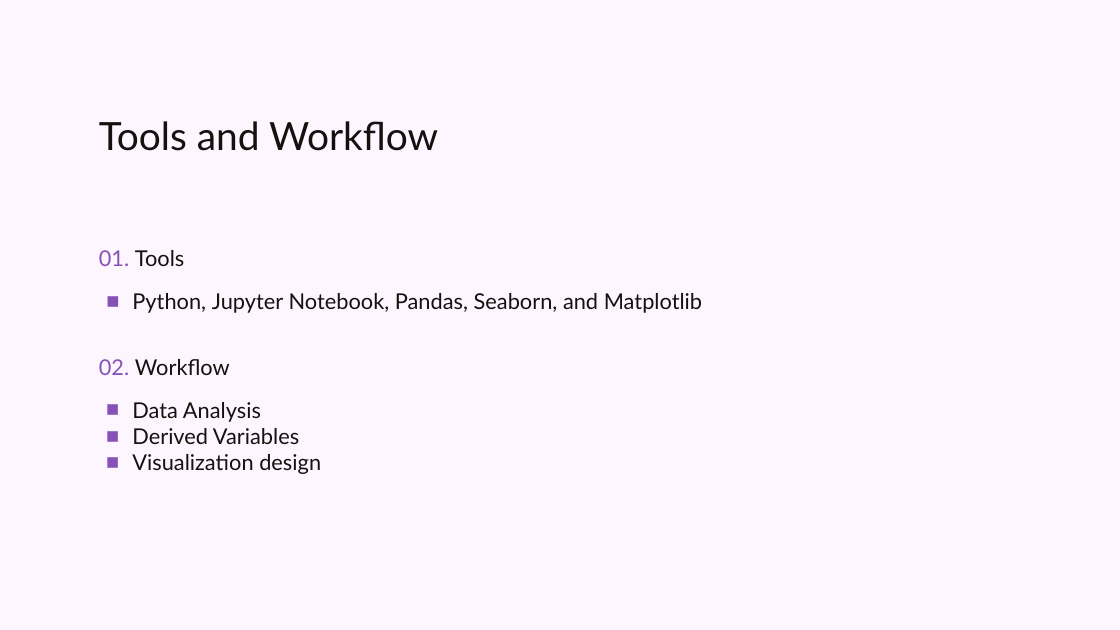
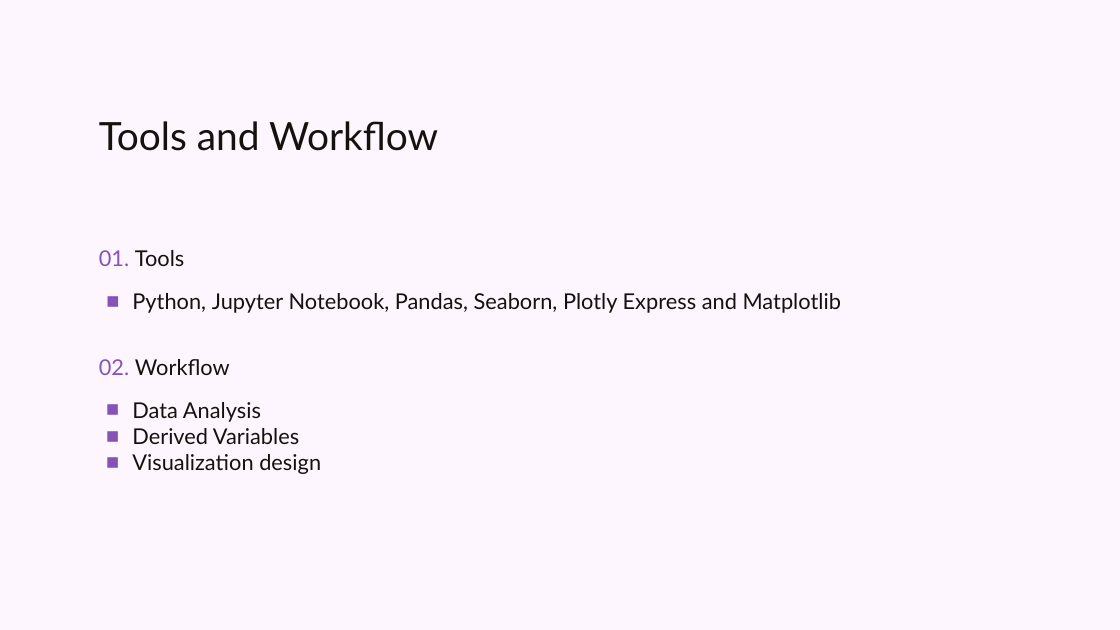
Before and after one commit to Vamin-co/CyberInsights, a slide deck: slide 6 of CyberInsightsPres.pptx. Drawn at 1120x630 pixels with LibreOffice and Linux fonts; fonts in the diff are those of the drawing. Boxes give left, top, right and bottom in pixels: in the first picture for what was removed or moved away, otherwise in the second. Text is boxed around its words. In the diff, an @@ line names an element or a change of style, - is before the commit and + after.

Commit message:
update tools in pres

```diff
--- a/CyberInsightsPres.pptx
+++ b/CyberInsightsPres.pptx
@@ subtitle at [132,293,841,313]: text changed @@
-■ Python, Jupyter Notebook, Pandas, Seaborn, and Matplotlib
+■ Python, Jupyter Notebook, Pandas, Seaborn, Plotly Express and Matplotlib
```
